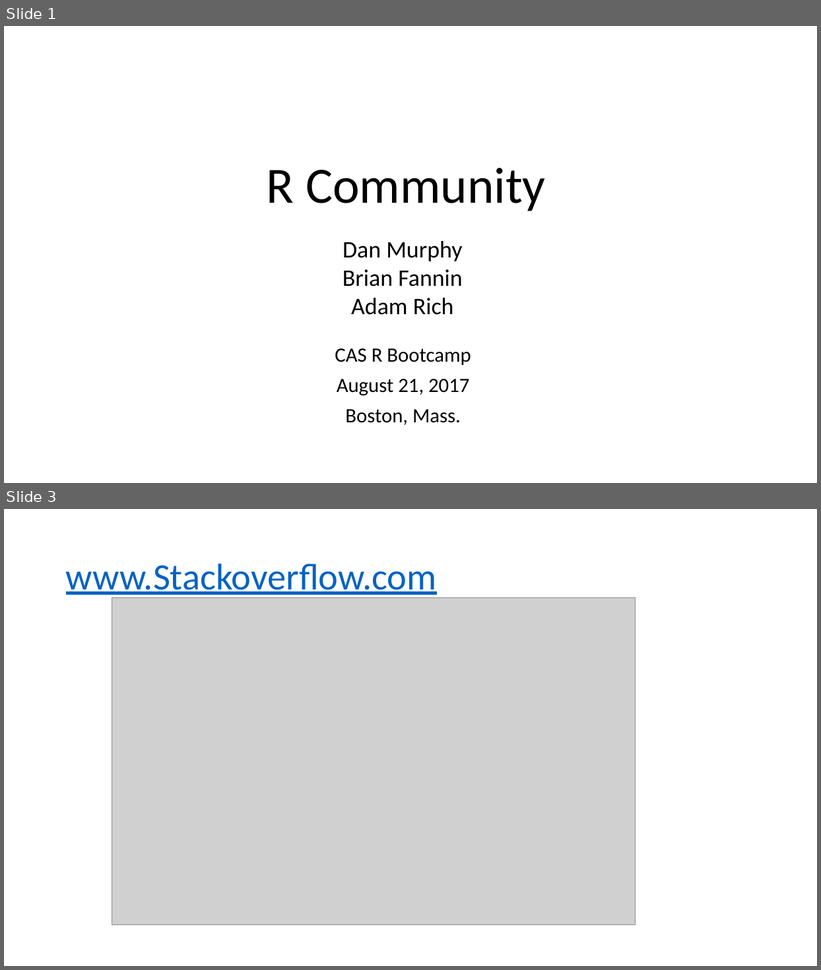
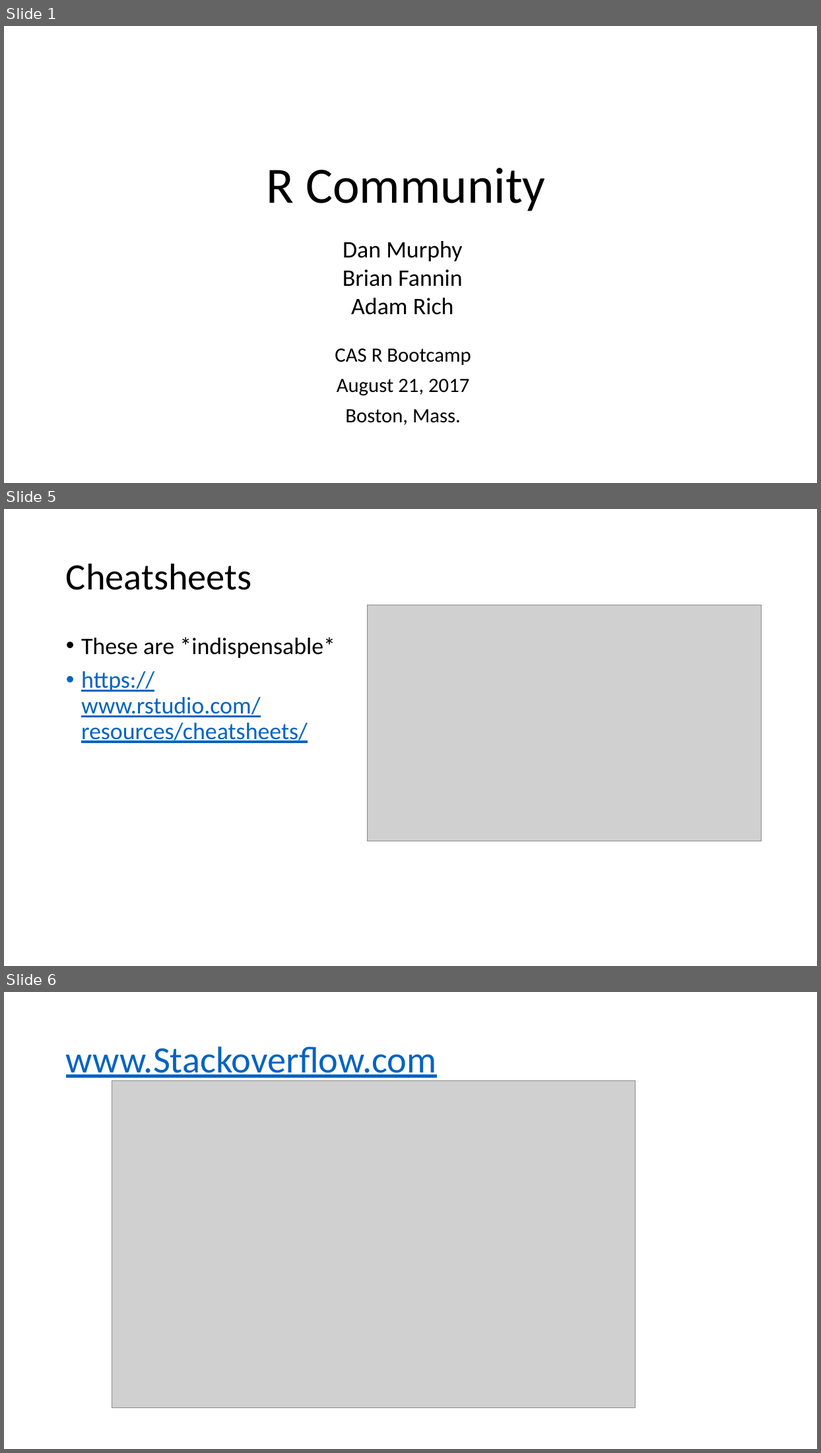
Before and after one commit to chiefmurph/CASRBootcamp17, a slide deck: slides/slide_output/1P06_RCommunity.pptx. Shown one above the other, each under a label of ours: slides 1 and 3 before the commit, slides 1, 5 and 6 after it; the slides between them are not shown. The pictures are 821x970 and 821x1453 pixels, drawn with LibreOffice and Linux fonts; fonts in the diff are those of the drawing; grey boxes stand for pictures. Boxes give left, top, right and bottom in pixels: in the first picture for what was removed or moved away, otherwise in the second. Text is boxed around its words. In the diff, an @@ line names an element or a change of style, - is before the commit and + after.

```diff
--- a/slides/slide_output/1P06_RCommunity.pptx
+++ b/slides/slide_output/1P06_RCommunity.pptx
@@ slide 5 added at bbox=[4, 509, 817, 966], background #FFFFFF @@
@@ title added at bbox=[66, 563, 252, 590], 44 pt, text #000000 @@
+Cheatsheets
@@ picture added at bbox=[368, 605, 762, 842] @@
@@ text added at bbox=[81, 637, 335, 743], 28 pt, text #0563C1, underline @@
+• These are *indispensable*
+• https://www.rstudio.com/resources/cheatsheets/
@@ what was slide 3 is now slide 6 @@
```
Also in this commit, not shown: 1 slide changed, 2 other slides added, 2 slides removed, 15 other files.
